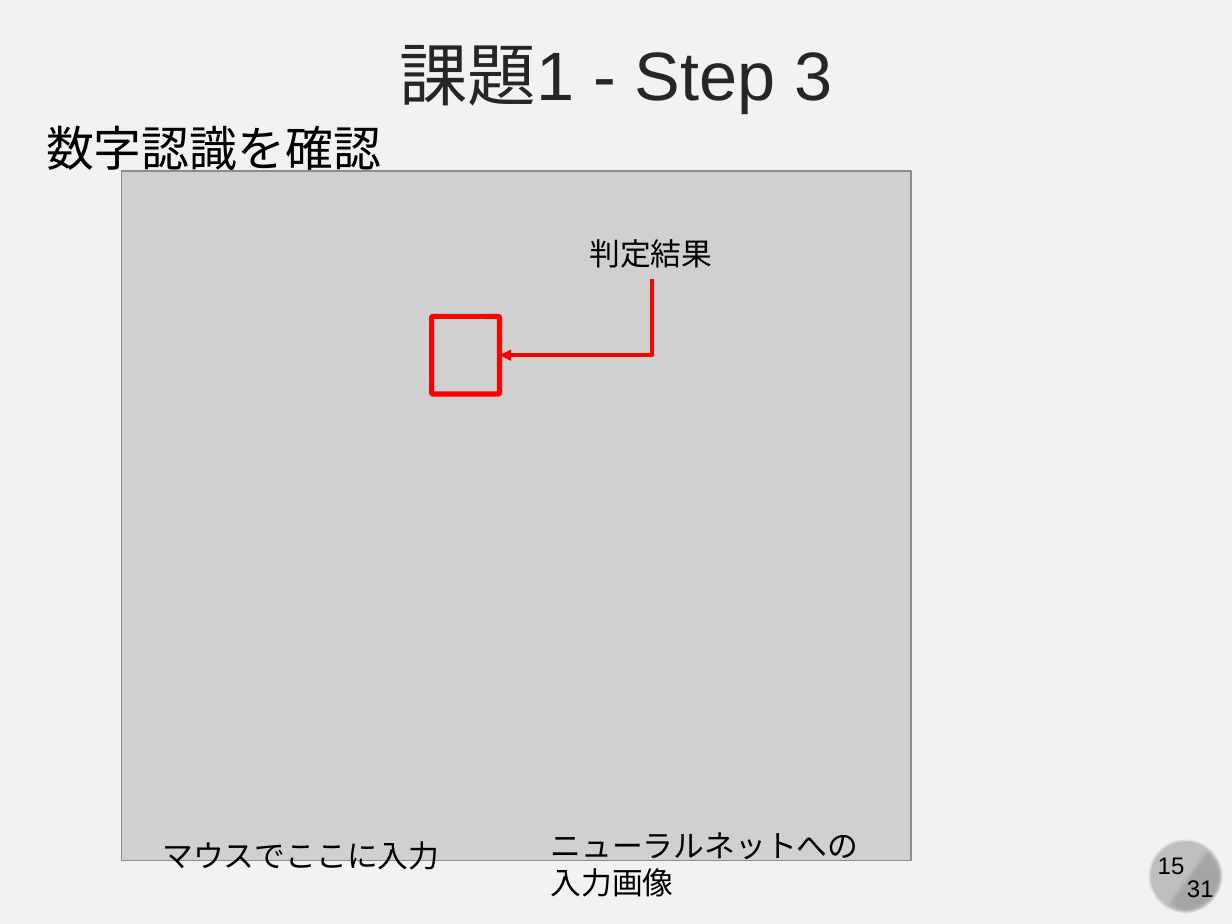
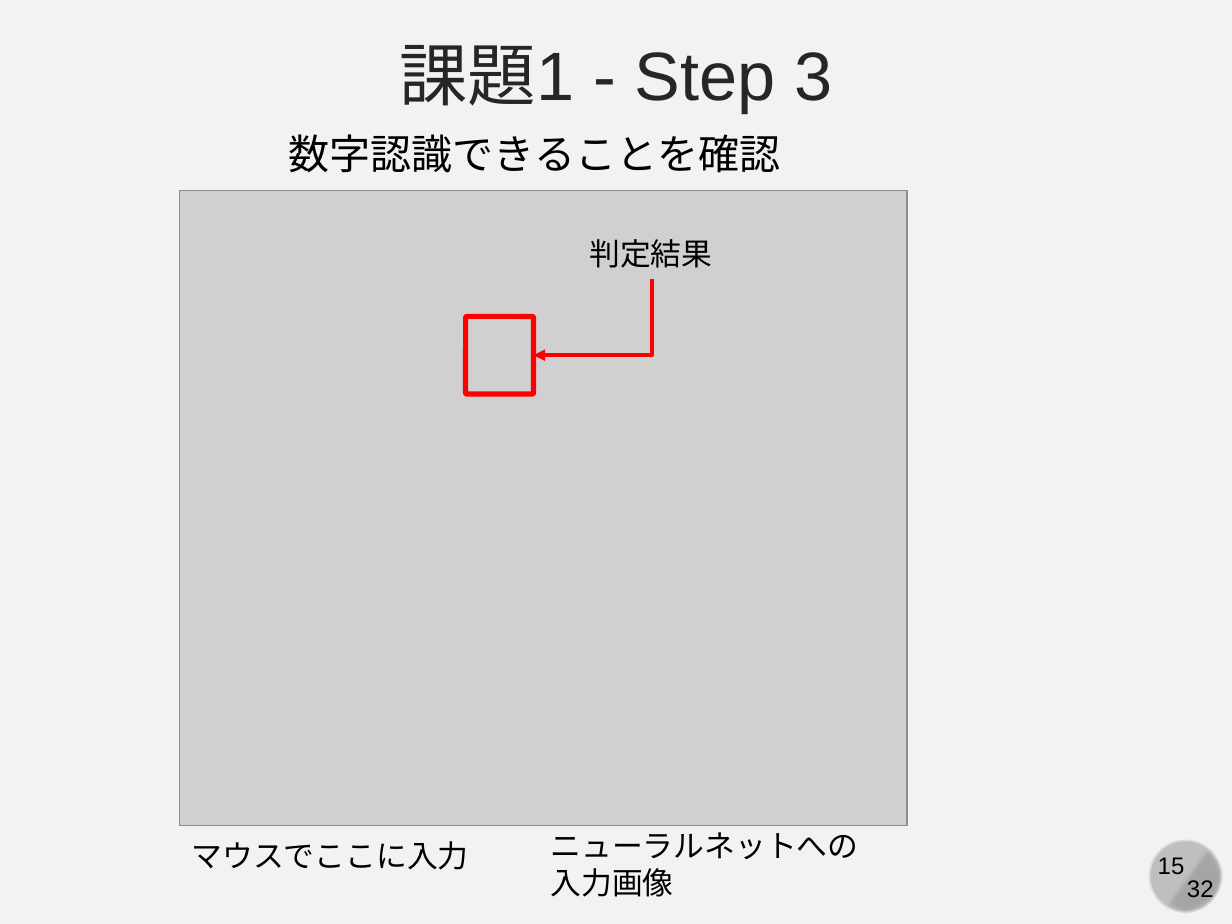
Before and after one commit to kaityo256/github, a slide deck: slide 15 of practice_github_advanced/fig/slide.pptx. Drawn at 1232x924 pixels with LibreOffice and Linux fonts; fonts in the diff are those of the drawing; grey boxes stand for pictures. Boxes give left, top, right and bottom in pixels: in the first picture for what was removed or moved away, otherwise in the second. Text is boxed around its words. In the diff, an @@ line names an element or a change of style, - is before the commit and + after.

```diff
--- a/practice_github_advanced/fig/slide.pptx
+++ b/practice_github_advanced/fig/slide.pptx
@@ text at (x1=289, y1=134, x2=781, y2=173): text changed; size 28 to 24 pt @@
-数字認識を確認
+数字認識できることを確認
@@ picture resized from (x1=121, y1=171, x2=910, y2=861) to (x1=180, y1=191, x2=908, y2=827) @@
@@ elbow arrow moved from (652, 278) - (500, 355) to (652, 278) - (533, 355) @@
@@ rounded rectangle moved from (x1=431, y1=317, x2=499, y2=394) to (x1=466, y1=317, x2=533, y2=394) @@
@@ text "マウスでここに入力" moved from (x1=162, y1=841, x2=439, y2=870) to (x1=191, y1=841, x2=468, y2=870) @@
@@ text at (x1=1187, y1=880, x2=1214, y2=903): text changed @@
-31
+32
```
Also in this commit, not shown: 29 other slides changed, 2 slides added, 1 slide removed, 2 other files.
